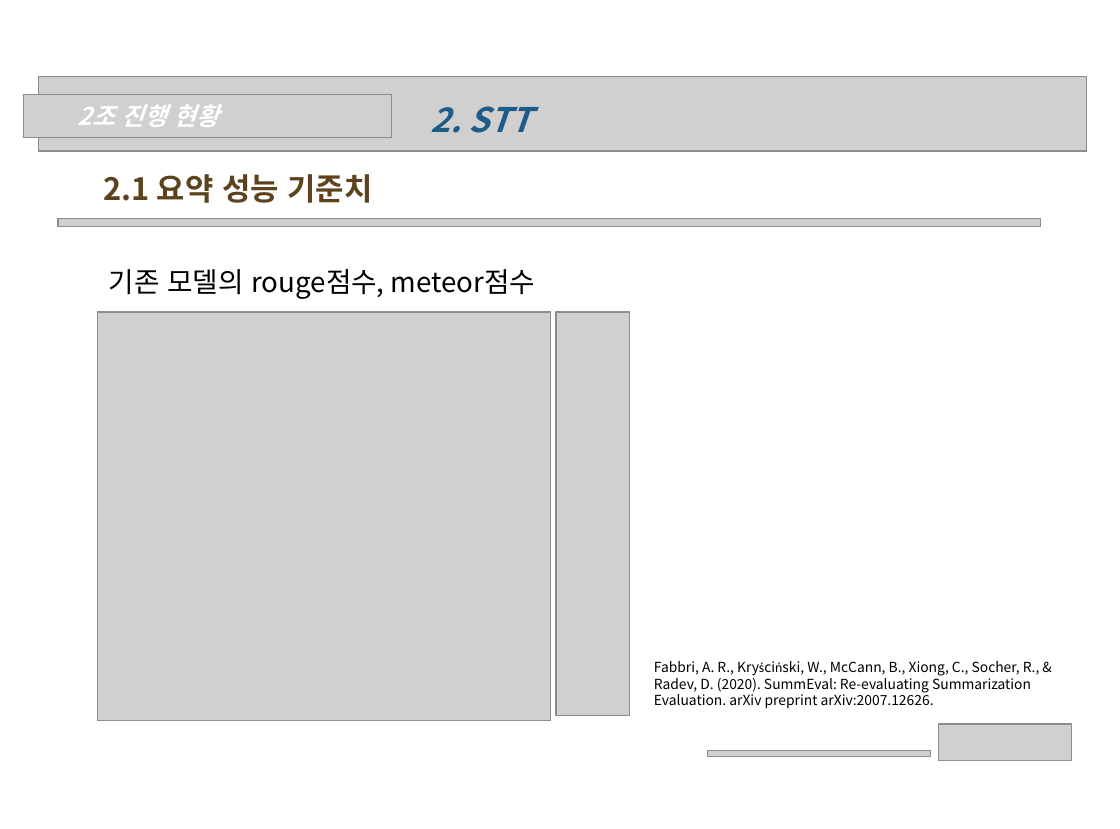
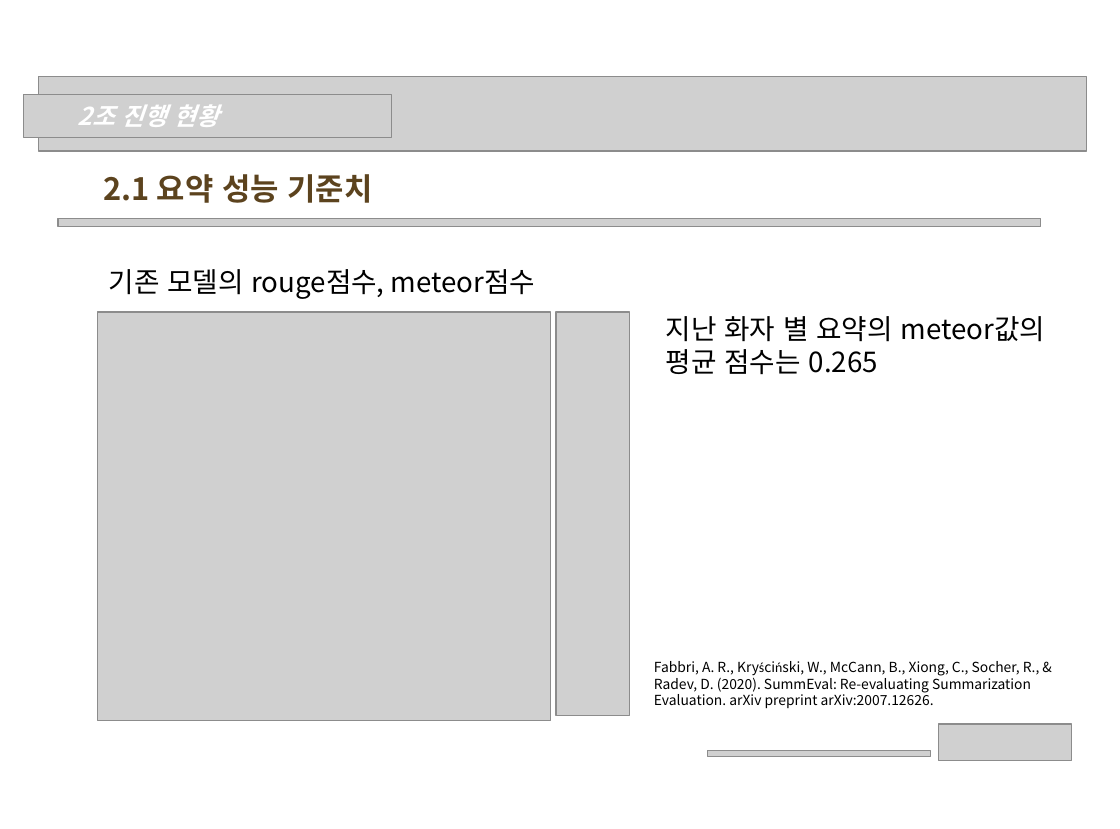
Before and after one commit to wonchul98/audio-to-summary, a slide deck: slide 4 of ppt/0527_2조_나현희_신원철.pptx. Drawn at 1120x829 pixels with LibreOffice and Linux fonts; fonts in the diff are those of the drawing; grey boxes stand for pictures; background and template pictures are left out. Boxes give left, top, right and bottom in pixels: in the first picture for what was removed or moved away, otherwise in the second. Text is boxed around its words. In the diff, an @@ line names an element or a change of style, - is before the commit and + after.

```diff
--- a/ppt/0527_2조_나현희_신원철.pptx
+++ b/ppt/0527_2조_나현희_신원철.pptx
@@ text removed at <box>430,106,532,133</box> @@
-2. STT
@@ text added at <box>666,316,1046,375</box>, 18 pt, text #000000 @@
+지난 화자 별 요약의 meteor값의 평균 점수는 0.265
```
Also in this commit, not shown: 9 other slides changed.
